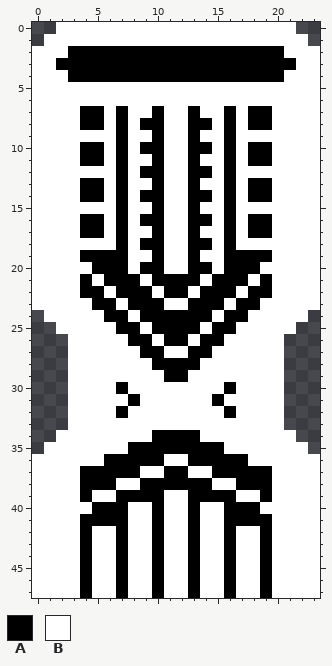
Pixel-art file -- aseprite/Player/Gun/wide_gun.aseprite. The first picture shows the starting point.
24x48 pixels, 1 frame.
Palette (. is transparent): A #000000  B #ffffff
Pixels before, first column x 0:
 0 ..BBBBBBBBBBBBBBBBBBBB..
 1 .BBBBBBBBBBBBBBBBBBBBBB.
 2 BBBAAAAAAAAAAAAAAAAAABBB
 3 BBAAAAAAAAAAAAAAAAAAAABB
 4 BBBAAAAAAAAAAAAAAAAAABBB
 5 BBBBBBBBBBBBBBBBBBBBBBBB
 6 BBBBBBBBBBBBBBBBBBBBBBBB
 7 BBBBAABABBABBABBABAABBBB
 8 BBBBAABABAABBAABABAABBBB
 9 BBBBBBBABBABBABBABBBBBBB
10 BBBBAABABAABBAABABAABBBB
11 BBBBAABABBABBABBABAABBBB
12 BBBBBBBABAABBAABABBBBBBB
13 BBBBAABABBABBABBABAABBBB
14 BBBBAABABAABBAABABAABBBB
15 BBBBBBBABBABBABBABBBBBBB
16 BBBBAABABAABBAABABAABBBB
17 BBBBAABABBABBABBABAABBBB
18 BBBBBBBABAABBAABABBBBBBB
19 BBBBAAAABBABBABBAAAABBBB
20 BBBBBAAABAABBAABAAABBBBB
21 BBBBABAAABAAAABAAABABBBB
22 BBBBAABAAABAABAAABAABBBB
23 BBBBBAABAAABBAAABAABBBBB
24 .BBBBBAABAAAAAABAABBBBB.
25 ..BBBBBAABAAAABAABBBBB..
26 ...BBBBBAABAABAABBBBB...
27 ...BBBBBBAABBAABBBBBB...
28 ...BBBBBBBAAAABBBBBBB...
29 ...BBBBBBBBAABBBBBBBB...
30 ...BBBBABBBBBBBBABBBB...
31 ...BBBBBABBBBBBABBBBB...
32 ...BBBBABBBBBBBBABBBB...
33 ...BBBBBBBBBBBBBBBBBB...
34 ..BBBBBBBBAAAABBBBBBBB..
35 .BBBBBBBAAAAAAAABBBBBBB.
36 BBBBBBAAAAABBAAAAABBBBBB
37 BBBBAAAAABBAABBAAAAABBBB
38 BBBBAAABBAAAAAABBAAABBBB
39 BBBBABBAAAABBAAAABBABBBB
40 BBBBBAAABBABBABBAAABBBBB
41 BBBBAAAABBABBABBAAAABBBB
42 BBBBABBABBABBABBABBABBBB
43 BBBBABBABBABBABBABBABBBB
44 BBBBABBABBABBABBABBABBBB
45 BBBBABBABBABBABBABBABBBB
46 BBBBABBABBABBABBABBABBBB
47 BBBBABBABBABBABBABBABBBB
Now the later version:
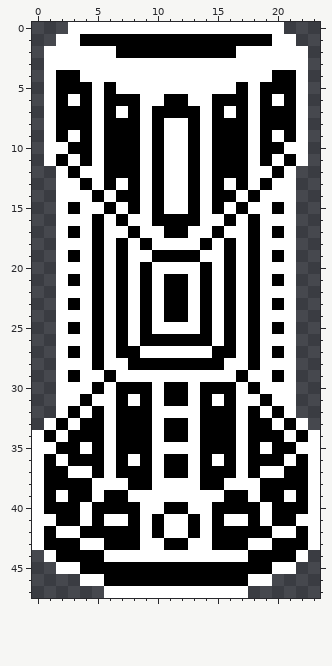
Commit: Reworked every gun & base
Diff:
layer "Layer 1" now hidden
layer "Layer 2" added
Changed rows in their new state; - is an unchanged pixel.
first column x 0:
 0 --.------------------.--
 1 -.--AAAAAAAAAAAAAAAA--.-
 2 .--BBBB----------BBBB--.
 3 .-BBBBBBBBBBBBBBBBBBBB-.
 4 .-A-BBBBBBBBBBBBBBBB-A-.
 5 .-AAA-A----------A-AAA-.
 6 .-A-A-AAA--AA--AAA-A-A-.
 7 .-AA-BABA--AA--ABAB-AA-.
 8 .-AA-BA-AB----BA-AB-AA-.
 9 .-A-A-A-A------A-A-A-A-.
10 .--A-BA-AB----BA-AB-A--.
11 .-A--BA-A------A-AB--A-.
12 ..-A--A-AB----BA-A--A-..
13 ..---BABA------ABAB---..
14 ..--B---AB----BA---B--..
15 ..-A--ABA------ABA--A-..
16 ..--B----B-AA-B----B--..
17 ..-AB--BA-BAAB-AB--BA-..
18 ..---A----B--B----A---..
19 ..-AB-B----AA----B-BA-..
20 ..----B---B--B---B----..
21 ..-ABAB-BAB--BAB-BABA-..
22 ..--B---B------B---B--..
23 ..-A--BAB-BAAB-BAB--A-..
24 -.---AB---B--B---BA---.-
25 ---A-A--BABBBBAB--A-A---
26 --B--A-AB-A--A-BA-A--B--
27 --BA-A-AABB--BBAA-A-AB--
28 --B--A--AA----AA--A--B--
29 --BA--A----BB----A--AB--
30 --B--A--AA-AA-AA--A--B--
31 --B-A--ABA-AA-ABA--A-B--
32 --BA-A--AA----AA--A-AB--
33 -BA-AA-AAA-AA-AAA-AA-AB-
34 BA-AAA-AAAB--BAAA-AAA-AB
35 B-AA-A-A--BBBB--A-A-AA-B
36 -A-AAAB-B-BAAB-B-BAAA-A-
37 -AA-B-B--A----A--B-B-AA-
38 -AAA-BB-A-BBBB-A-BB-AAA-
39 -A-A--A-BBB--BBB-A--A-A-
40 -AAA----A-BAAB-A----AAA-
41 --AAB-BBA------ABB-BAA--
42 -A---AA-A------A-AA---A-
43 -AAAB-A-A-BAAB-A-A-BAAA-
44 .-AA-A-B--B--B--B-A-AA-.
45 ..---AA-AA-AA-AA-AA---..
46 ....B-A-AA-AA-AA-A-B....
47 ......-B--B--B--B-......
Boxes around the changes in both pictures, in picture pixels (x1, y1, x2, y2):
changed: (32, 22, 320, 598)
